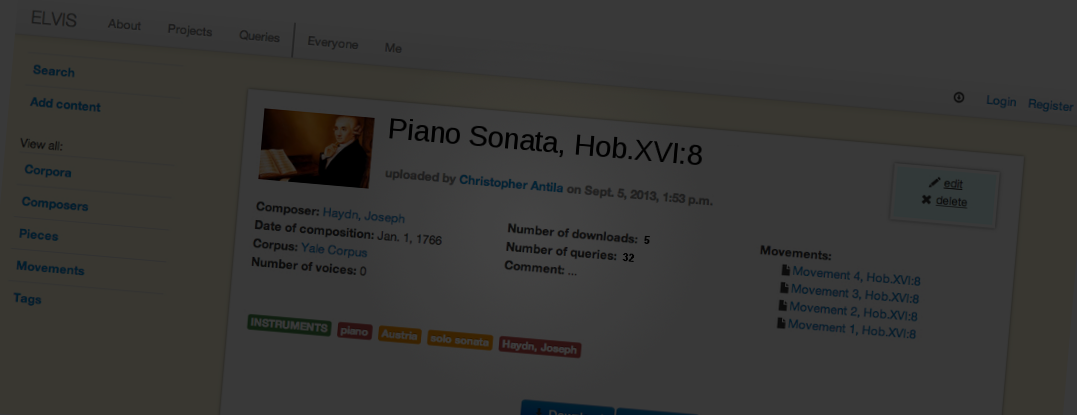
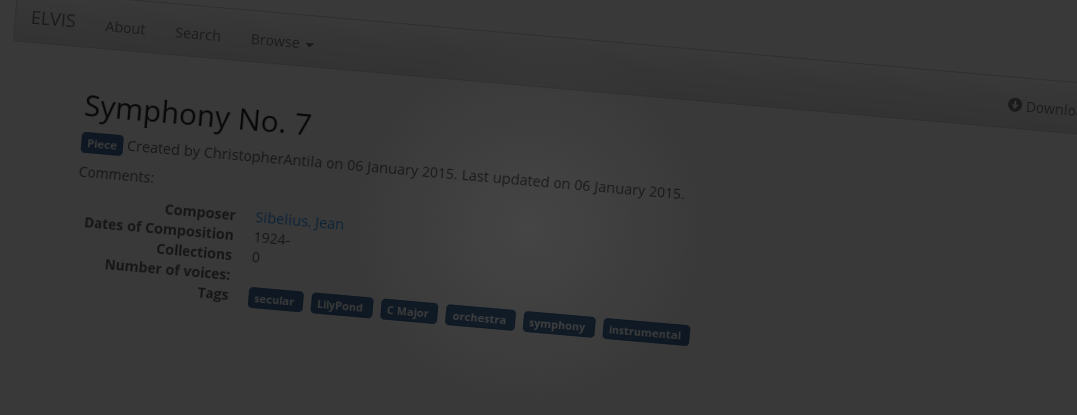
Before/after of a (1077, 415) layered artwork. What changed in the layer stack:
added layer "jan2015_screenshot" (multiply) above "new_screenshot" over (x1=0, y1=0, x2=1077, y2=415)
hid "new_screenshot" over (x1=0, y1=0, x2=1077, y2=415)
